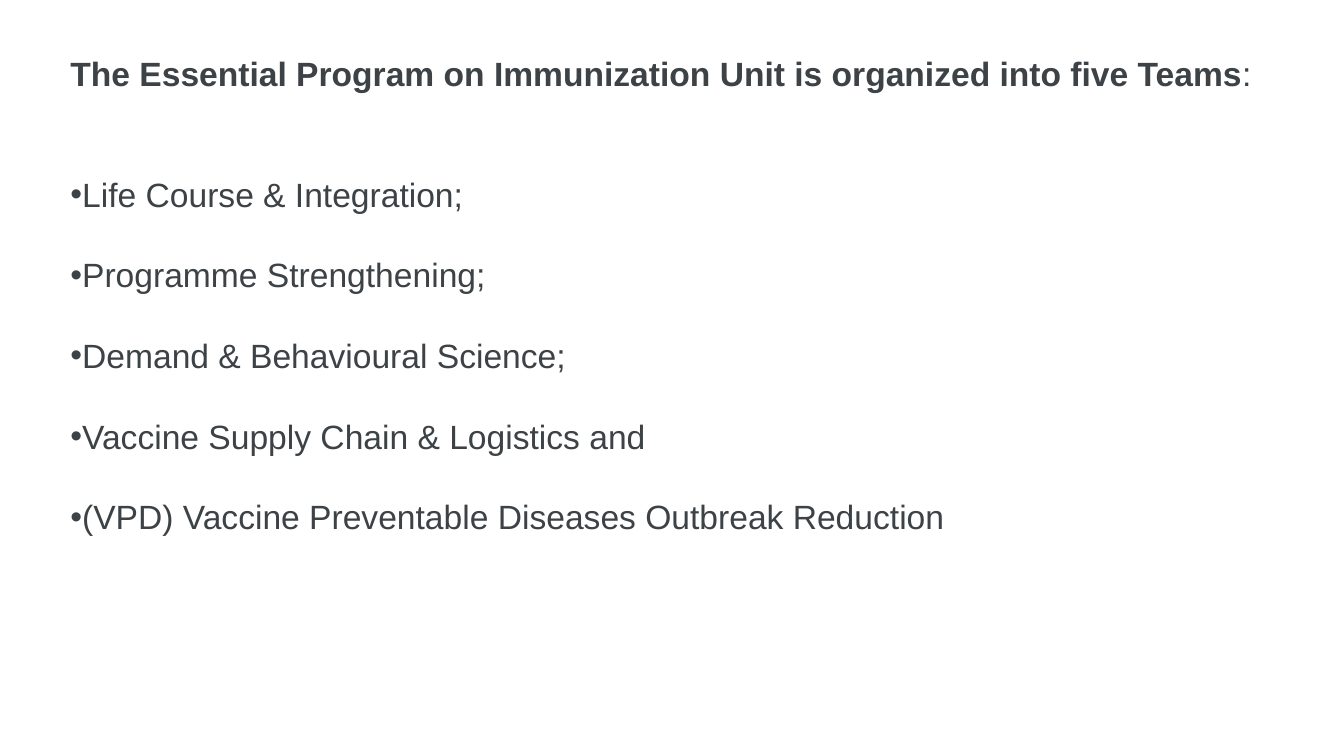
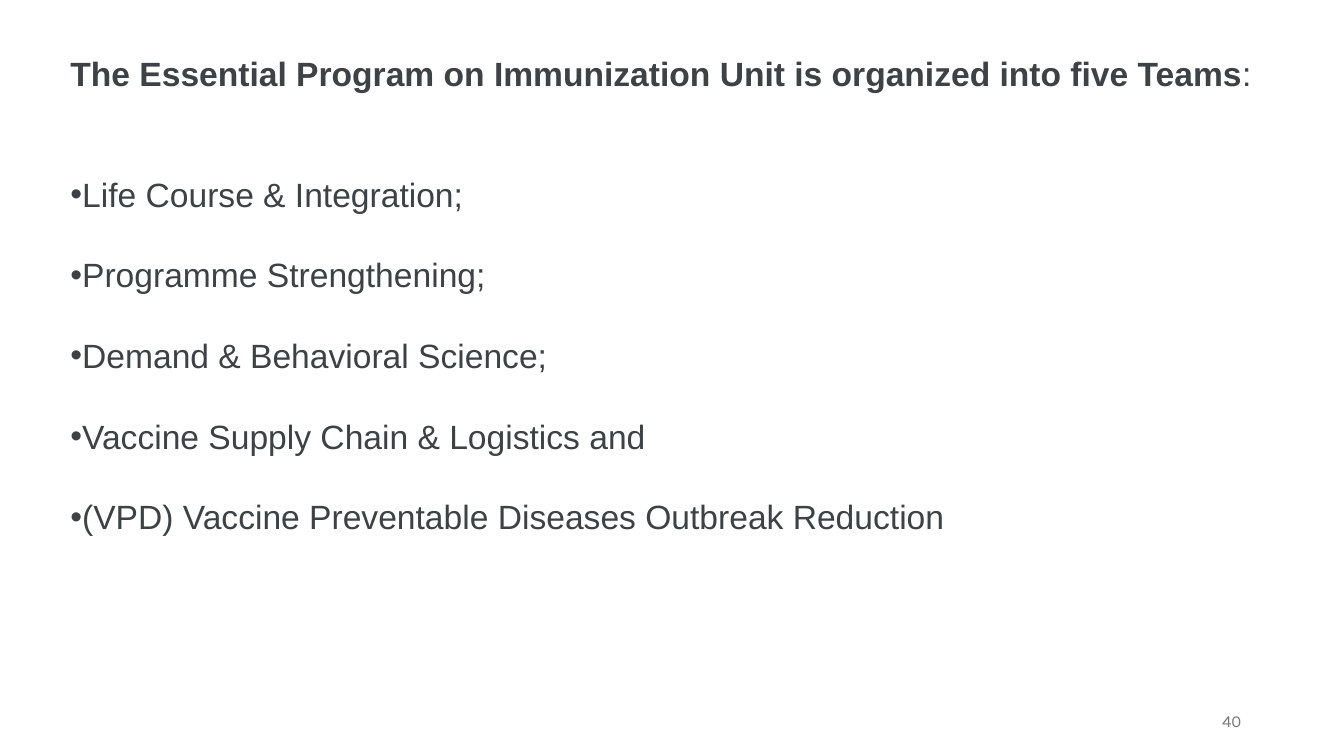
Before and after one commit to alirahmatibonab/pptx, a slide deck: slide 40 of vac.pptx (slide 35 before the commit). Drawn at 1344x756 pixels with LibreOffice and Linux fonts; fonts in the diff are those of the drawing. Boxes give left, top, right and bottom in pixels: in the first picture for what was removed or moved away, otherwise in the second. Text is boxed around its words. In the diff, an @@ line names an element or a change of style, - is before the commit and + after.

```diff
--- a/vac.pptx
+++ b/vac.pptx
@@ text at (70,343,547,373): text changed @@
-• Demand & Behavioural Science;
+• Demand & Behavioral Science;
@@ page number added at (1222,716,1241,727), 12 pt, text #797979 @@
+40
```
Also in this commit, not shown: 30 other slides changed, 14 slides added, 6 slides removed, 1 other file.
